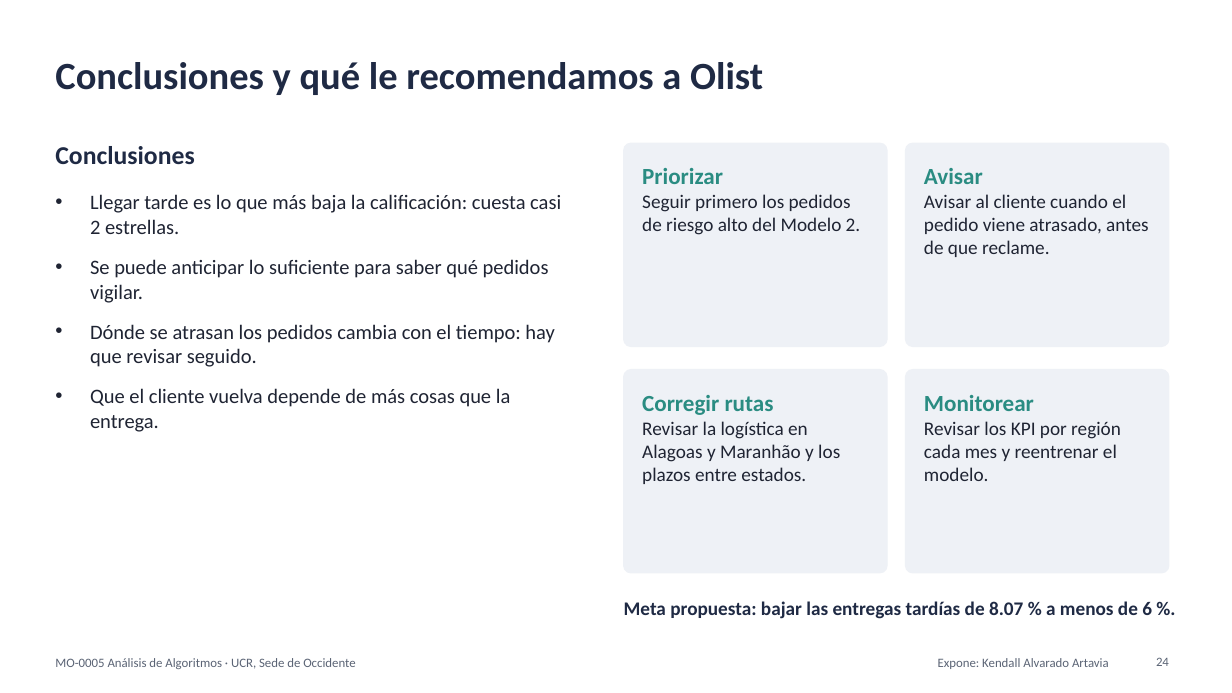
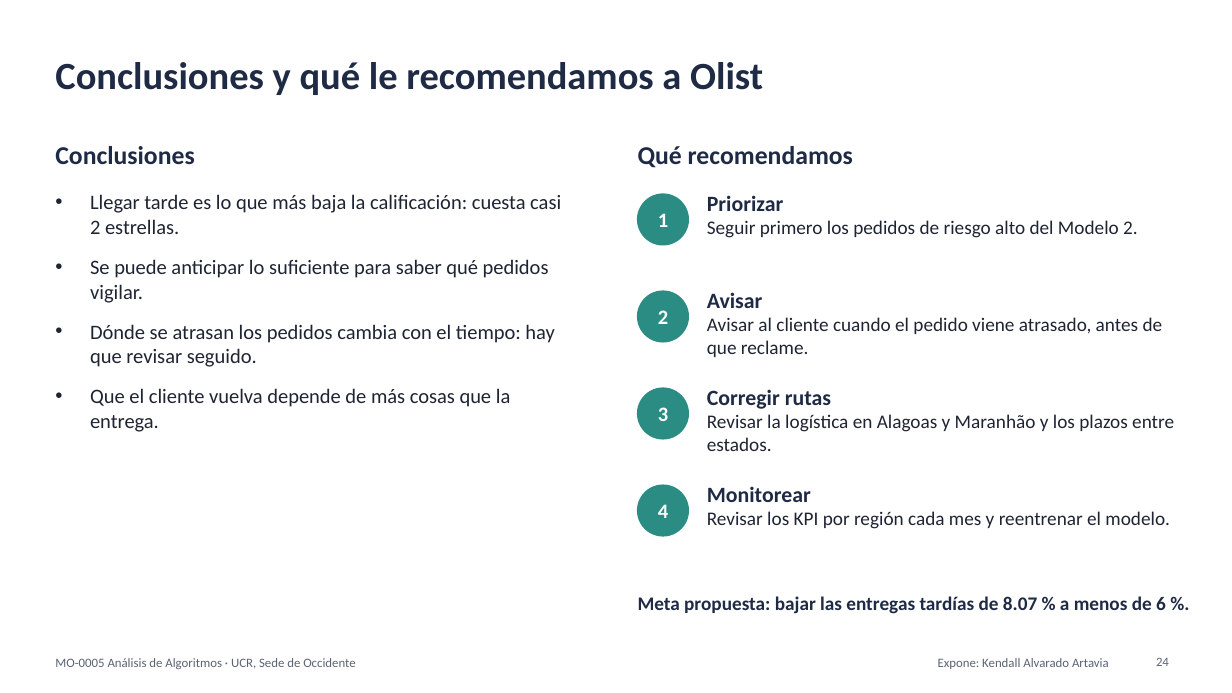
Before and after one commit to FerretoDev/mo0005-ecommerce-ml, a slide deck: slide 24 of presentacion/presentacion.pptx. Drawn at 1232x693 pixels with LibreOffice and Linux fonts; fonts in the diff are those of the drawing. Boxes give left, top, right and bottom in pixels: in the first picture for what was removed or moved away, otherwise in the second. Text is boxed around its words. In the diff, an @@ line names an element or a change of style, - is before the commit and + after.

```diff
--- a/presentacion/presentacion.pptx
+++ b/presentacion/presentacion.pptx
@@ rounded rectangle removed at [624, 143, 887, 347] @@
@@ text added at [638, 146, 853, 168], 20 pt, text #1F2A44, bold @@
+Qué recomendamos
@@ rounded rectangle removed at [906, 143, 1169, 347] @@
@@ ellipse added at [638, 194, 689, 245], fill #2A8C82, outline #2A8C82 1 pt @@
@@ text at [707, 195, 784, 211]: size 18 to 17 pt, text colour #2A8C82 to #1F2A44 in "Priorizar" @@
@@ text "Priorizar": place and size @@
-text "Priorizar" at [642, 168, 861, 235]
+text "Priorizar" at [707, 195, 1138, 238]
@@ text added at [658, 213, 668, 227], 16 pt, text #FFFFFF, bold @@
+1
@@ ellipse added at [638, 291, 689, 342], fill #2A8C82, outline #2A8C82 1 pt @@
@@ text at [707, 292, 763, 308]: size 18 to 17 pt, text colour #2A8C82 to #1F2A44 in "Avisar" @@
@@ text "Avisar": place and size @@
-text "Avisar" at [924, 168, 1148, 257]
+text "Avisar" at [707, 292, 1163, 357]
@@ text added at [658, 310, 668, 324], 16 pt, text #FFFFFF, bold @@
+2
@@ rounded rectangle removed at [624, 370, 887, 573] @@
@@ ellipse added at [638, 388, 689, 439], fill #2A8C82, outline #2A8C82 1 pt @@
@@ text at [707, 389, 831, 409]: size 18 to 17 pt, text colour #2A8C82 to #1F2A44 in "Corregir rutas" @@
@@ text "Corregir rutas": place and size @@
-text "Corregir rutas" at [642, 395, 840, 484]
+text "Corregir rutas" at [707, 389, 1174, 451]
@@ rounded rectangle removed at [906, 370, 1169, 573] @@
@@ text added at [658, 407, 668, 421], 16 pt, text #FFFFFF, bold @@
+3
@@ ellipse added at [638, 485, 689, 536], fill #2A8C82, outline #2A8C82 1 pt @@
@@ text added at [658, 504, 668, 518], 16 pt, text #FFFFFF, bold @@
+4
@@ text at [707, 486, 811, 502]: size 18 to 17 pt, text colour #2A8C82 to #1F2A44 in "Monitorear" @@
@@ text "Monitorear": place and size @@
-text "Monitorear" at [924, 395, 1121, 481]
+text "Monitorear" at [707, 486, 1170, 529]
@@ text "Meta propuesta: bajar las entregas ...": place and size @@
-text "Meta propuesta: bajar las entregas ..." at [624, 601, 1152, 619]
+text "Meta propuesta: bajar las entregas ..." at [638, 596, 1166, 614]
```
Also in this commit, not shown: 19 other slides changed, 7 other files.
